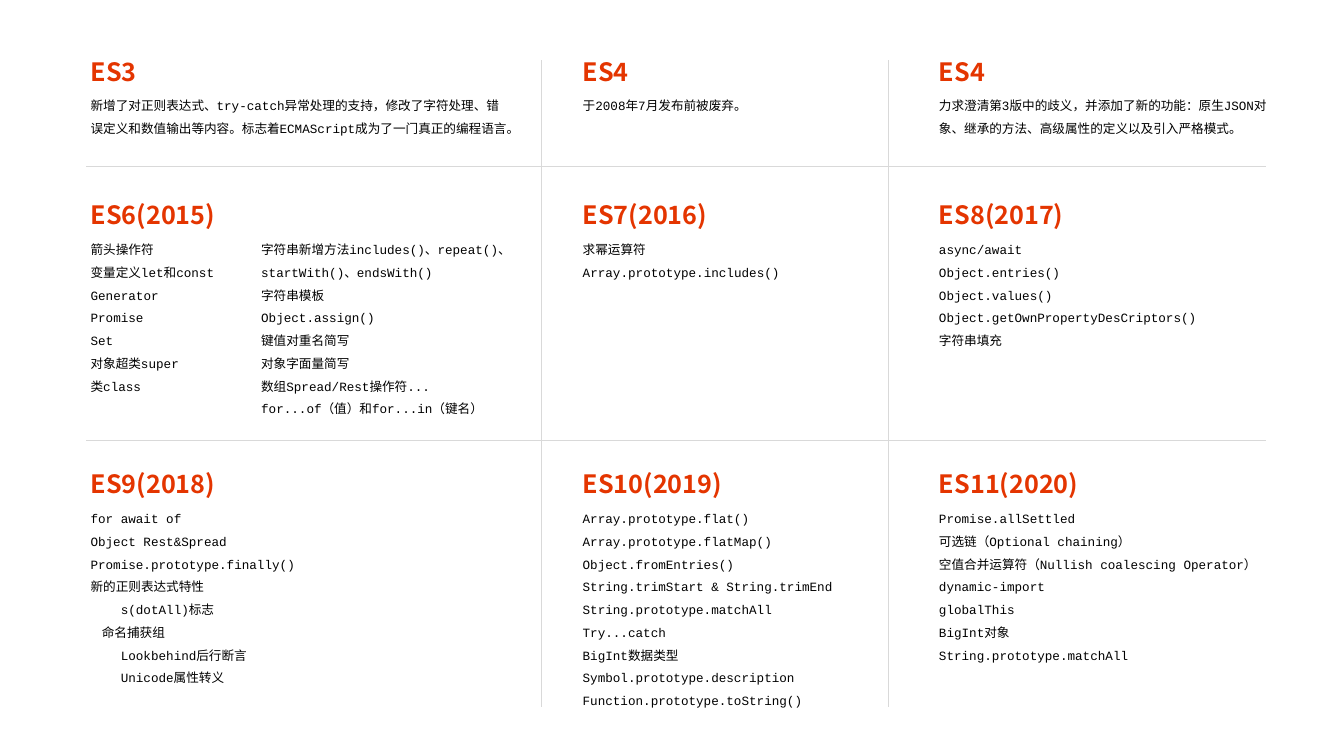
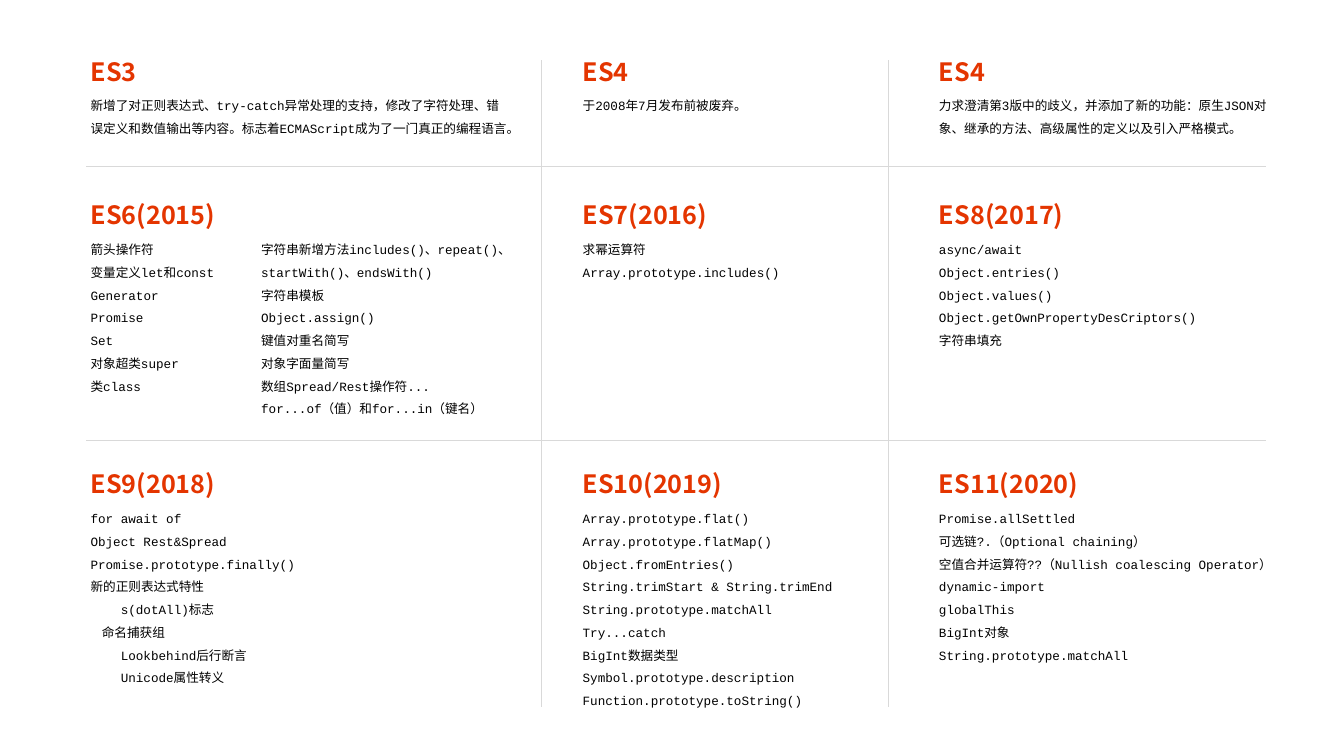
Before and after one commit to tecshuttle/interview, a slide deck: slide 2 of 2 前端/ECMAScript/ESMAScript版本的差别.pptx. Drawn at 1344x756 pixels with LibreOffice and Linux fonts; fonts in the diff are those of the drawing. Boxes give left, top, right and bottom in pixels: in the first picture for what was removed or moved away, otherwise in the second. Text is boxed around its words. In the diff, an @@ line names an element or a change of style, - is before the commit and + after.

Commit message:
JS：空值合并和可选链操作符。

```diff
--- a/2 前端/ECMAScript/ESMAScript版本的差别.pptx
+++ b/2 前端/ECMAScript/ESMAScript版本的差别.pptx
@@ text at [939, 535, 1272, 572]: text changed @@
-可选链（Optional chaining）
-空值合并运算符（Nullish coalescing Operator）
+可选链?.（Optional chaining）
+空值合并运算符??（Nullish coalescing Operator）
```
Also in this commit, not shown: 4 other files.
